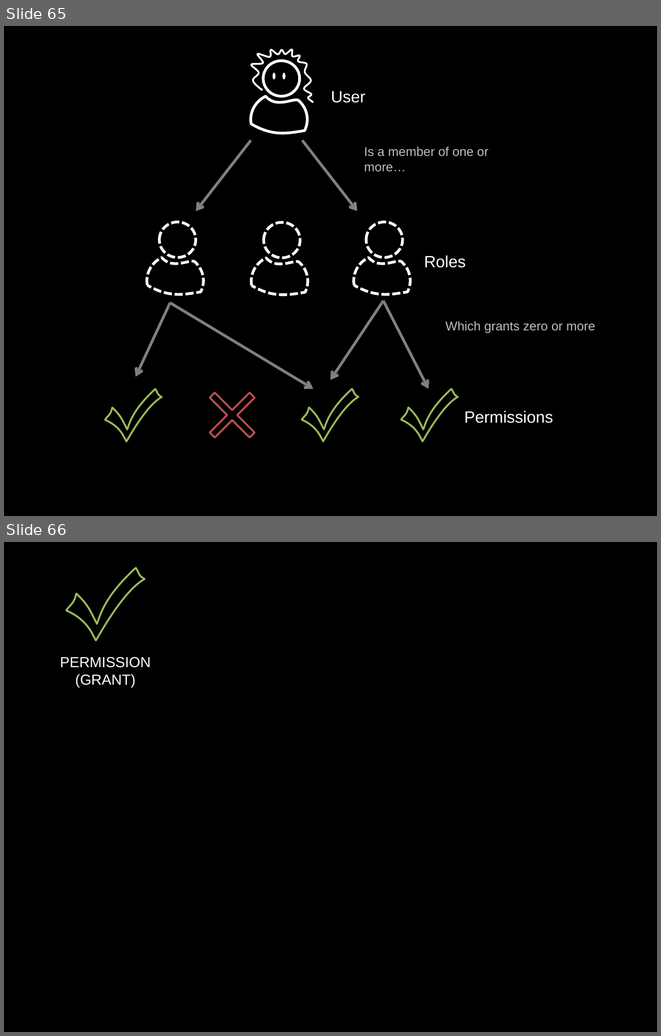
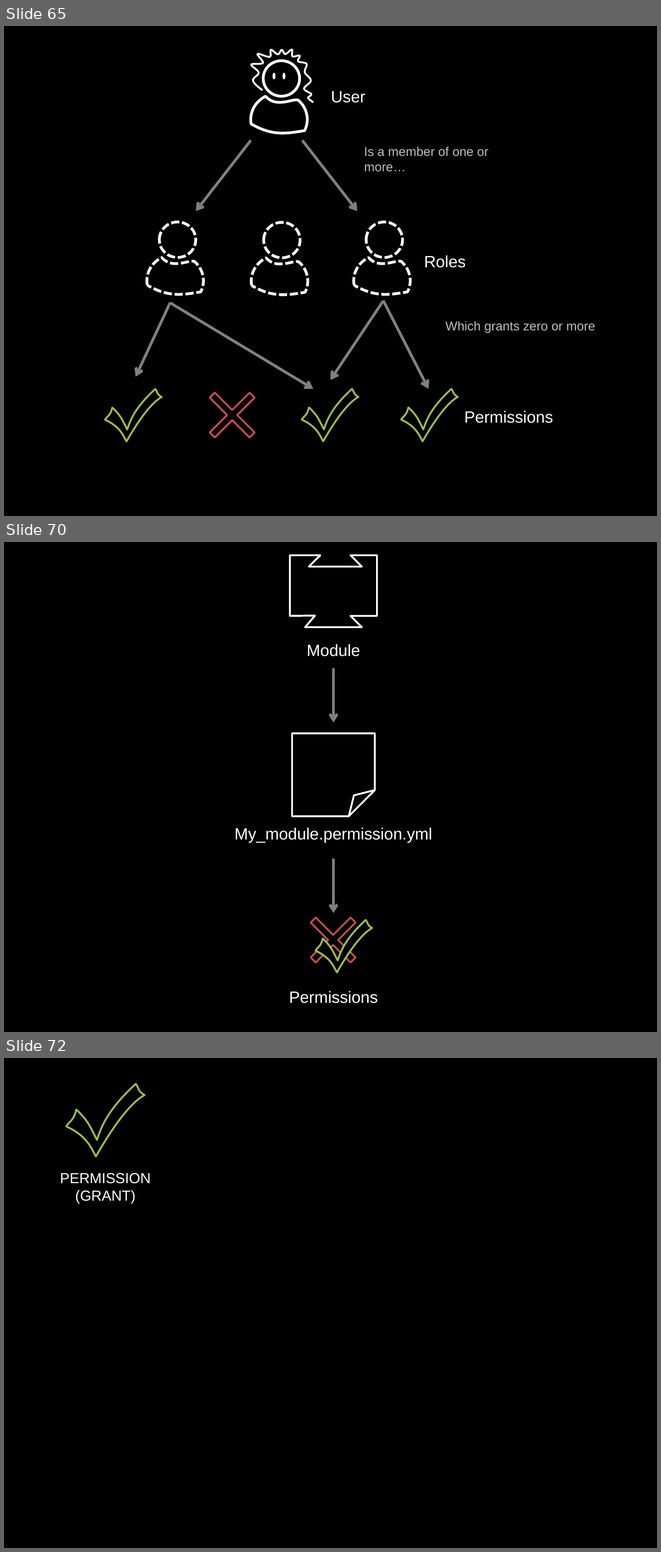
Before and after one commit to raysaltini/handsOnD8SiteBuilder, a slide deck: src/handsOnD8SiteBuilder.pptx. Shown one above the other, each under a label of ours: slides 65 and 66 before the commit, slides 65, 70 and 72 after it; the slides between them are not shown. The pictures are 661x1036 and 661x1552 pixels, drawn with LibreOffice and Linux fonts; fonts in the diff are those of the drawing. Boxes give left, top, right and bottom in pixels: in the first picture for what was removed or moved away, otherwise in the second. Text is boxed around its words. In the diff, an @@ line names an element or a change of style, - is before the commit and + after.

Commit message:
Updated user and permission sections for less boringness.

```diff
--- a/src/handsOnD8SiteBuilder.pptx
+++ b/src/handsOnD8SiteBuilder.pptx
@@ slide 70 added at box(4, 542, 657, 1032), background #000000 @@
@@ freeform shape added at box(290, 555, 377, 627), outline #FFFFFF 2 pt @@
@@ text added at box(307, 644, 360, 656), 18 pt, text #FFFFFF @@
+Module
@@ arrow added from (334, 668) to (334, 722), #808080 3 pt @@
@@ folded corner added at box(292, 733, 375, 816), outline #FFFFFF 2 pt @@
@@ text added at box(235, 827, 432, 843), 18 pt, text #FFFFFF @@
+My_module.permission.yml
@@ arrow added from (334, 859) to (334, 913), #808080 3 pt @@
@@ cross added at box(294, 901, 372, 978), fill #000000, outline #C0504D 2 pt @@
@@ freeform shape added at box(316, 919, 372, 972), fill #000000, outline #9BBB59 2 pt @@
@@ text added at box(289, 990, 378, 1003), 18 pt, text #FFFFFF @@
+Permissions
@@ what was slide 66 is now slide 72 @@
```
Also in this commit, not shown: 6 other slides added, 1 other file.
